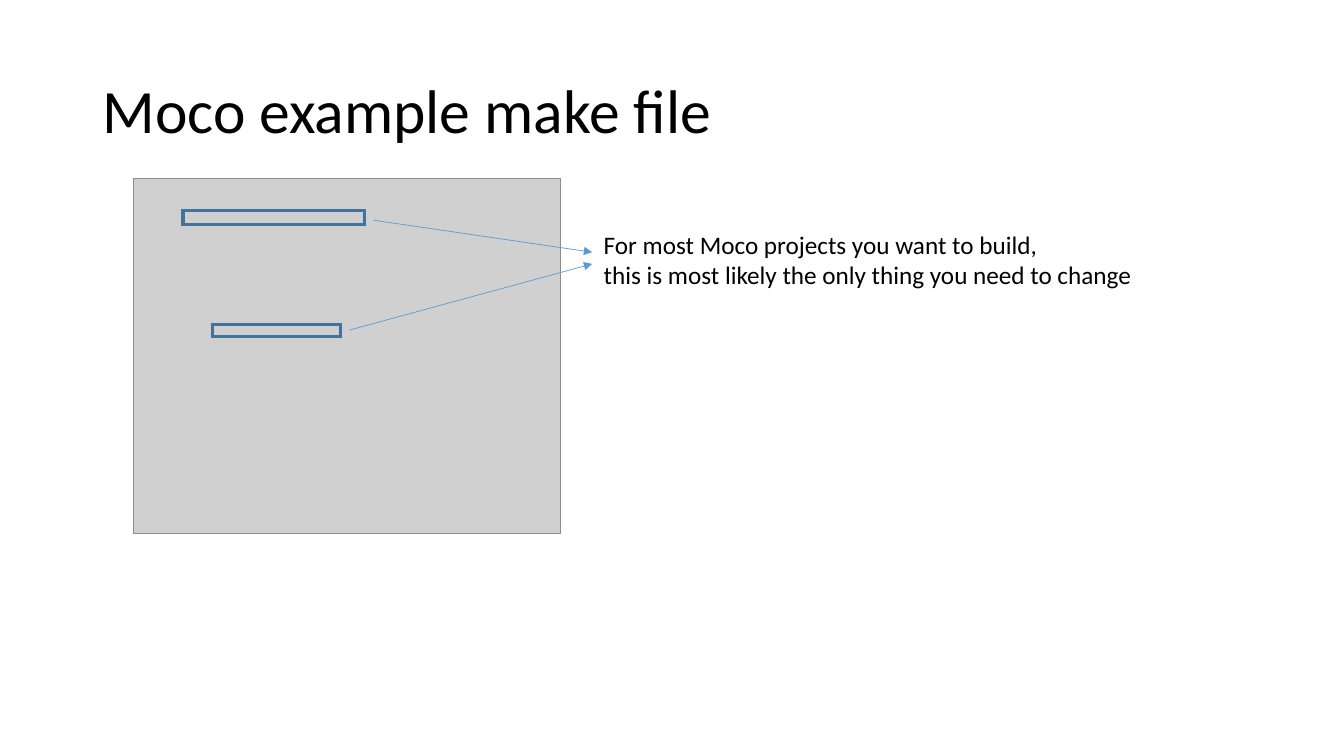
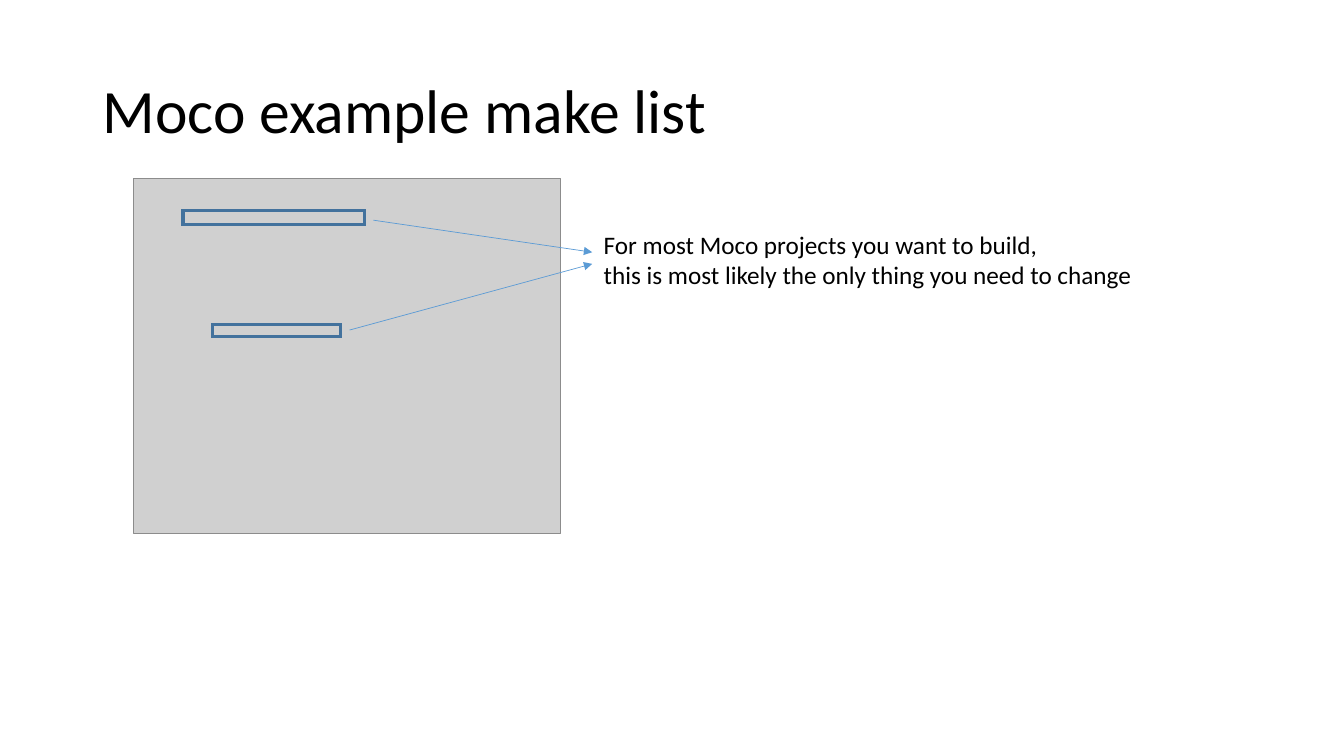
Before and after one commit to v9joshi/Moco-custom-goal, a slide deck: slide 6 of Tutorial.pptx. Drawn at 1344x756 pixels with LibreOffice and Linux fonts; fonts in the diff are those of the drawing; grey boxes stand for pictures. Boxes give left, top, right and bottom in pixels: in the first picture for what was removed or moved away, otherwise in the second. Text is boxed around its words. In the diff, an @@ line names an element or a change of style, - is before the commit and + after.

Commit message:
Minor powerpoint updates
Moved a slide around, changed some text.

```diff
--- a/Tutorial.pptx
+++ b/Tutorial.pptx
@@ title at <box>102,90,706,143</box>: text changed @@
-Moco example make file
+Moco example make list
```
Also in this commit, not shown: 2 other slides changed, 1 slide added.
